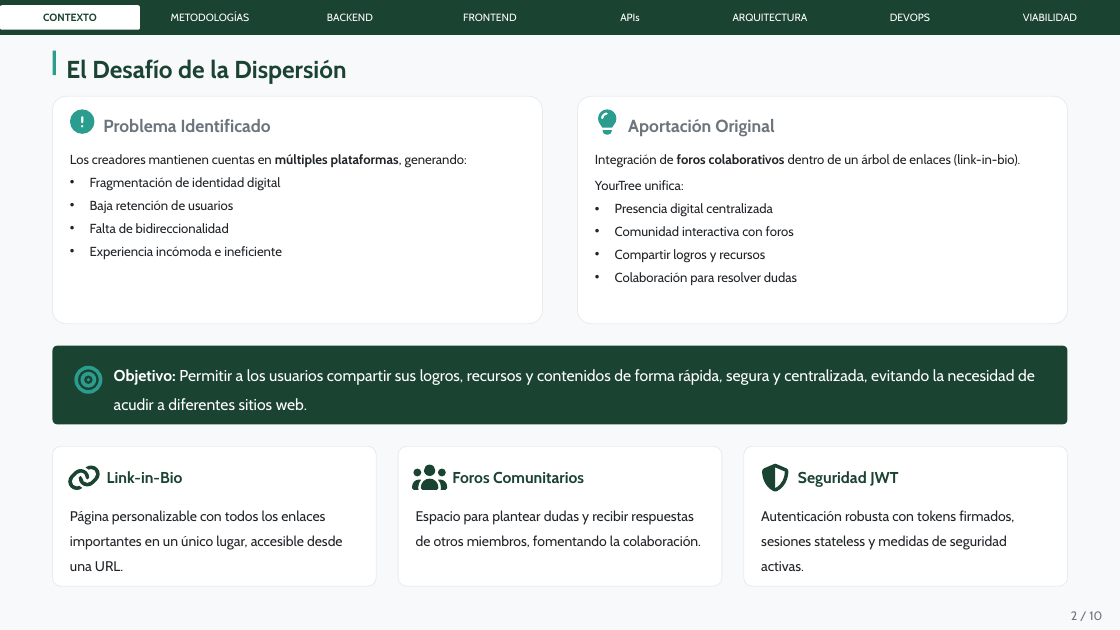
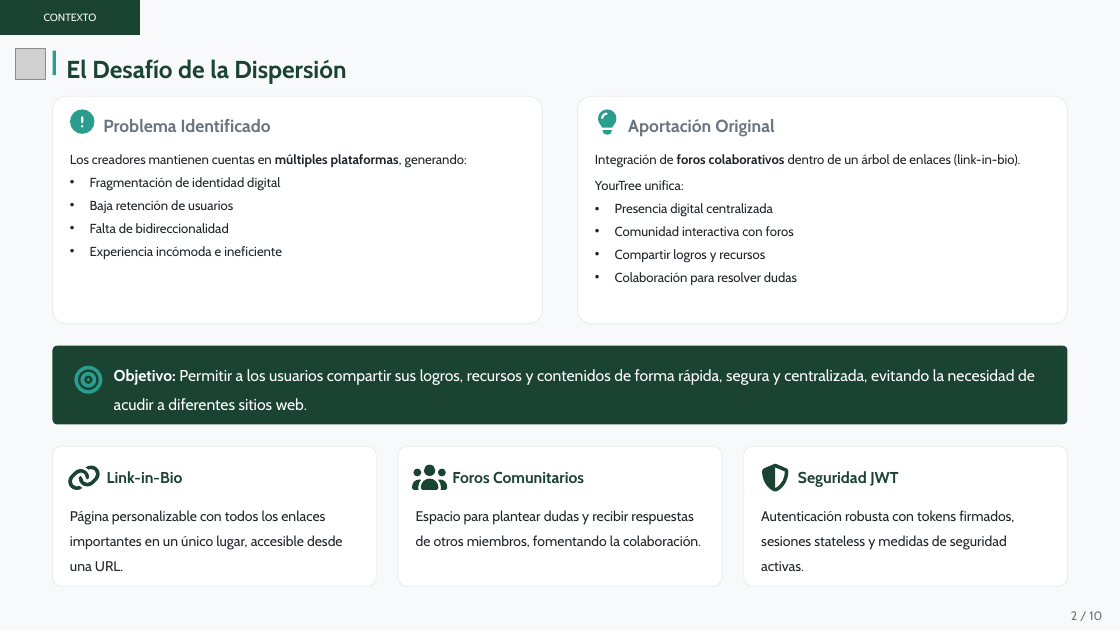
Before and after one commit to nicowooow/Proyecto-FP, a slide deck: slide 2 of documentos/YourTree.pptx. Drawn at 1120x630 pixels with LibreOffice and Linux fonts; fonts in the diff are those of the drawing; grey boxes stand for pictures. Boxes give left, top, right and bottom in pixels: in the first picture for what was removed or moved away, otherwise in the second. Text is boxed around its words. In the diff, an @@ line names an element or a change of style, - is before the commit and + after.

```diff
--- a/documentos/YourTree.pptx
+++ b/documentos/YourTree.pptx
@@ text "CONTEXTO" at [43,13,97,19]: text colour #1B4332 to #FFFFFF @@
@@ rectangle removed at [0,0,1120,35] @@
@@ rounded rectangle removed at [0,5,140,30] @@
@@ rectangle added at [0,0,140,35], fill #1B4332, 12 pt, text #FFFFFF @@
+CONTEXTO
@@ text removed at [171,13,250,21] @@
-METODOLOGÍAS
@@ text removed at [327,13,373,21] @@
-BACKEND
@@ text removed at [463,13,517,21] @@
-FRONTEND
@@ text removed at [620,13,639,21] @@
-APIs
@@ text removed at [733,13,808,21] @@
-ARQUITECTURA
@@ text removed at [890,13,930,21] @@
-DEVOPS
@@ text removed at [1023,13,1077,21] @@
-VIABILIDAD
@@ picture added at [15,48,46,79] @@
```
Also in this commit, not shown: 8 other slides changed, 2 slides added, 8 other files.
